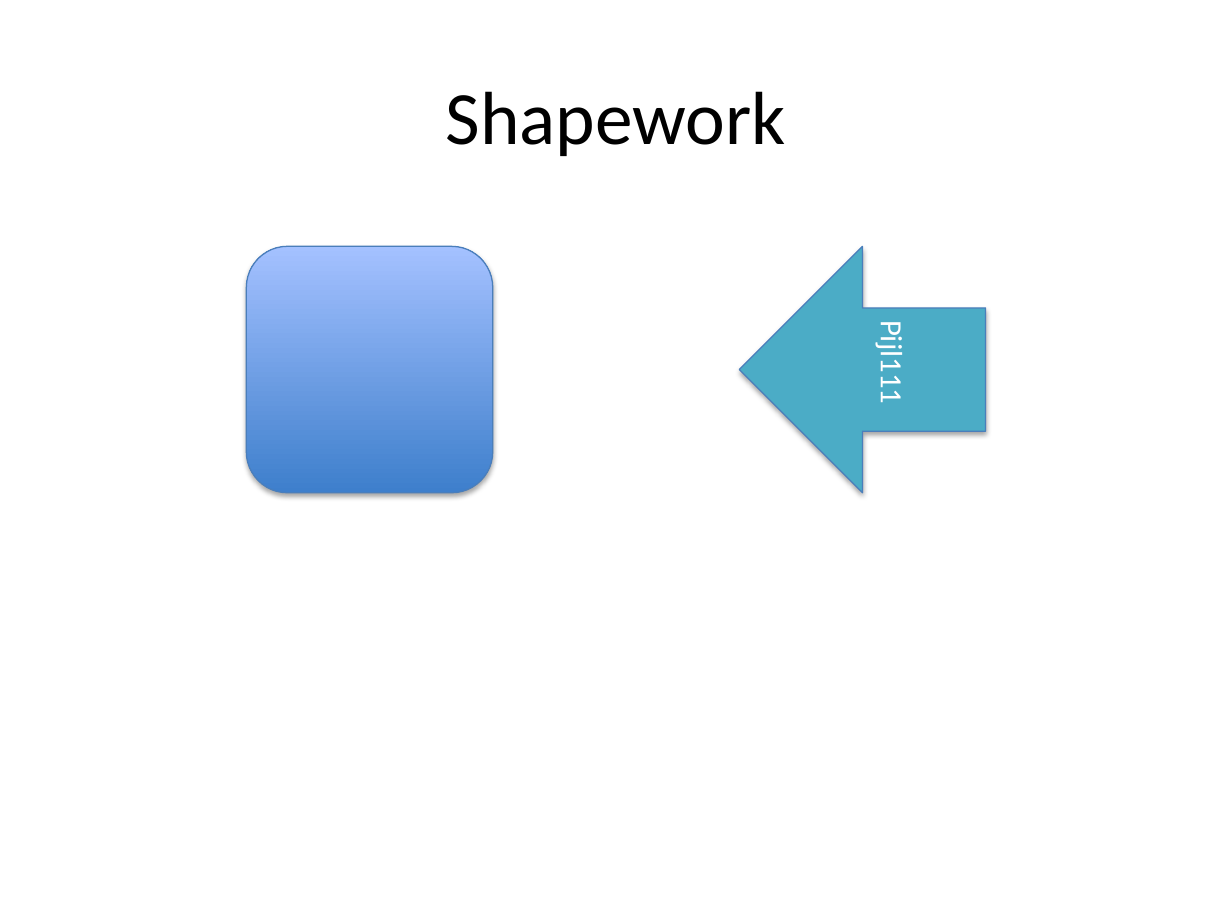
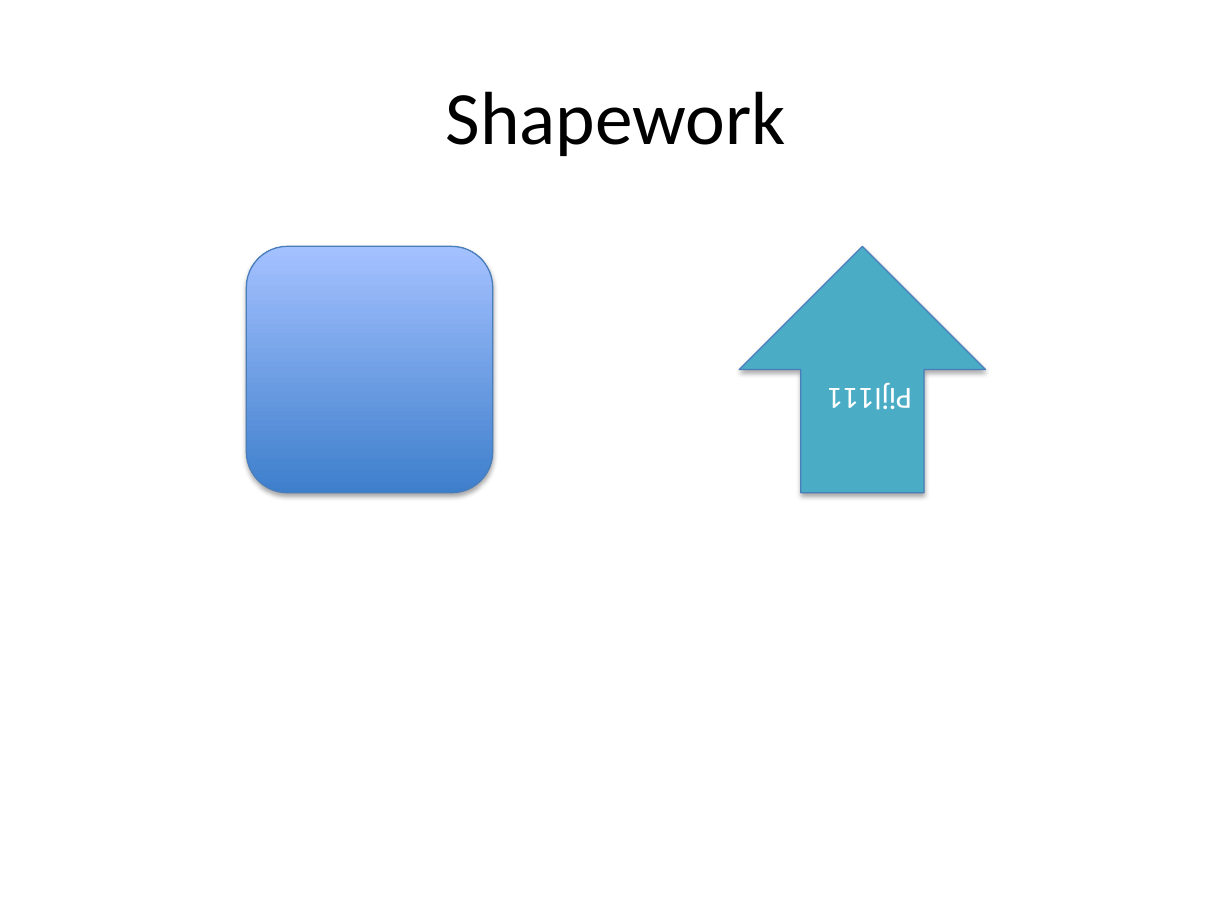
Before and after one commit to julianhessels/pptx-openpyxl-experiment, a slide deck: slide 4 of GreatPresentation_Part3.pptx. Drawn at 1232x924 pixels with LibreOffice and Linux fonts; fonts in the diff are those of the drawing. Boxes give left, top, right and bottom in pixels: in the first picture for what was removed or moved away, otherwise in the second. Text is boxed around its words. In the diff, an @@ line names an element or a change of style, - is before the commit and + after.

```diff
--- a/GreatPresentation_Part3.pptx
+++ b/GreatPresentation_Part3.pptx
@@ down arrow "Pijl111" at [739,246,986,493]: rotation 90 to 180 degrees @@
```
Also in this commit, not shown: 1 other file.
